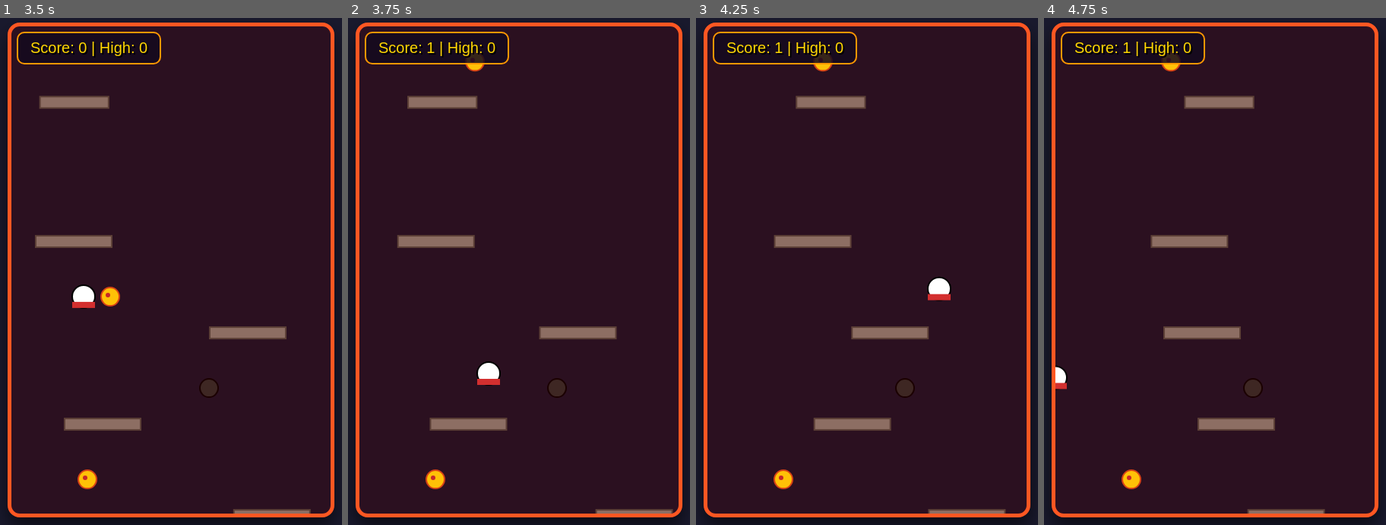
Above: before the commit, frames 1-4 (left to right).
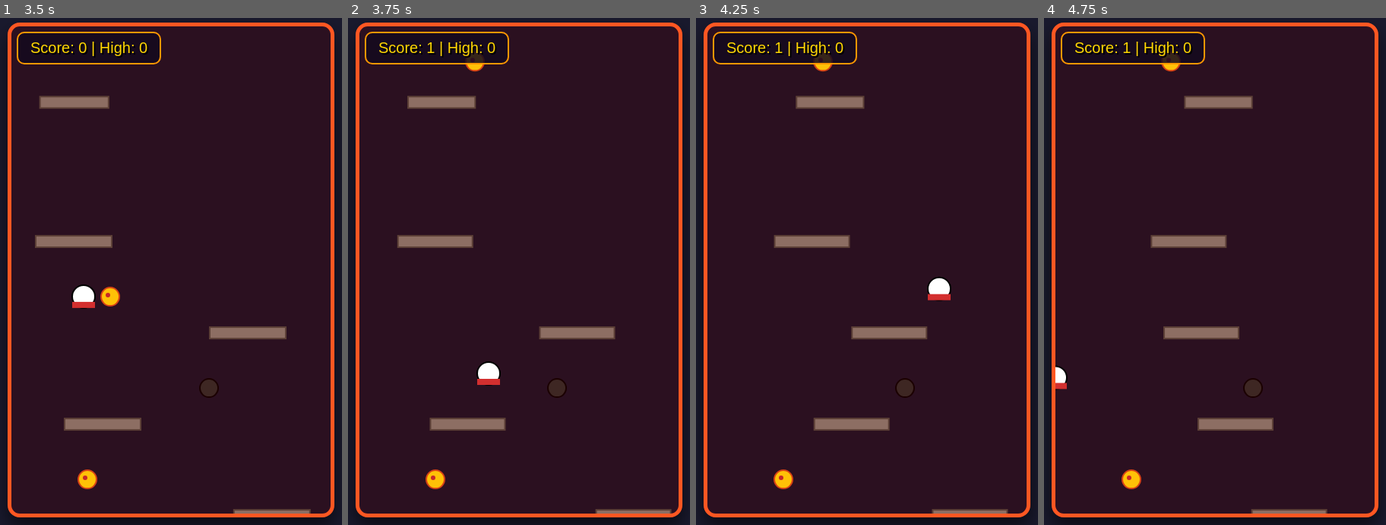
Above: after the commit, the same moments.

Repository: TheDuck7702/PizzaGamePart2
Game: browser game, page index.html
Same seed, same stepped clock (60 frames per second), same inputs: the game is played once before the commit and once after it.
Inputs:
- Up to frame 1 (3.5 s): click "Press Space or Click to Start" at 0.27 s; hold Left 1.03-1.23 s; hold Right 1.28-1.38 s; hold Right 1.63-1.97 s; hold Right 2.22-2.97 s; hold Right 3.02-3.12 s; hold Left 3.17-3.27 s; hold Right from 3.32 s (still down)
- Up to frame 2 (3.75 s): keep holding Right
- Up to frame 3 (4.25 s): release Right at 4.07 s; hold Right from 4.12 s (still down)
- Up to frame 4 (4.75 s): keep holding Right

Frame 1 is identical in both runs. In frame 2, less than 0.1% of the frame differs, in the area x 36-96%, y 15-98%; in frame 3, 0.1%; in frame 4, 0.1%, in the area x 52-83%, y 15-98%.
Error in both runs: TypeError: Cannot read properties of null (reading 'style')

Commit message:
Update script.js
added 3ed ferture for makeing platform more narrow every point

Diff:
--- a/script.js
+++ b/script.js
@@ -191,7 +191,8 @@
         if (dist < player.width/2 + it.radius) {
             if (it.type === 'good') {
                 score += 1;
-                platforms.forEach(p => p.speed *= 1.05);
+                platforms.forEach(p => p.speed *= 1.05); //ferutre # 2
+                platforms.forEach(p => p.width = Math.max(45, p.width - 2)); //feature #3
                 scoreEl.textContent = score;
                 it.y = Math.random() * 200;
                 it.x = Math.random() * (canvas.width - 40) + 20;
